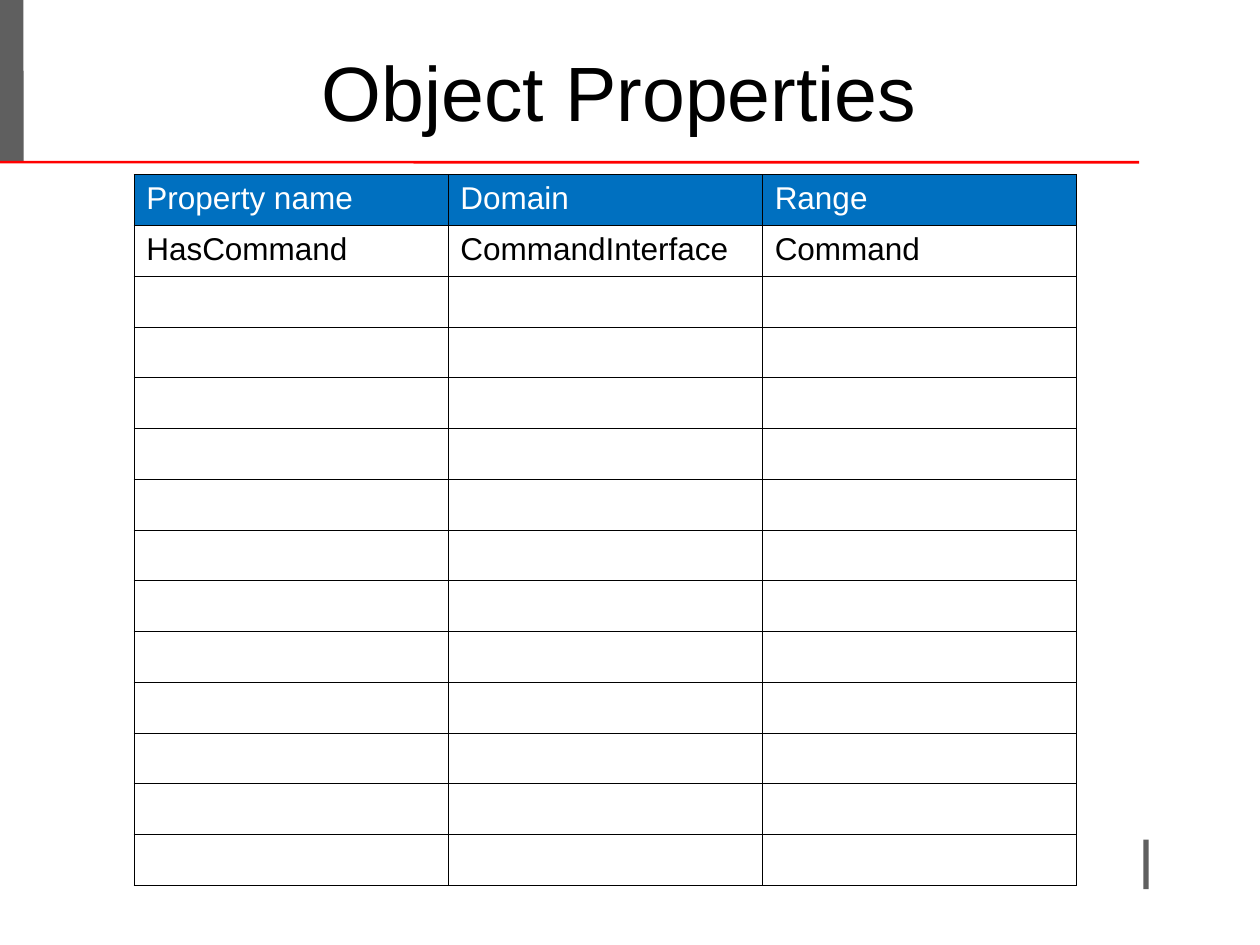
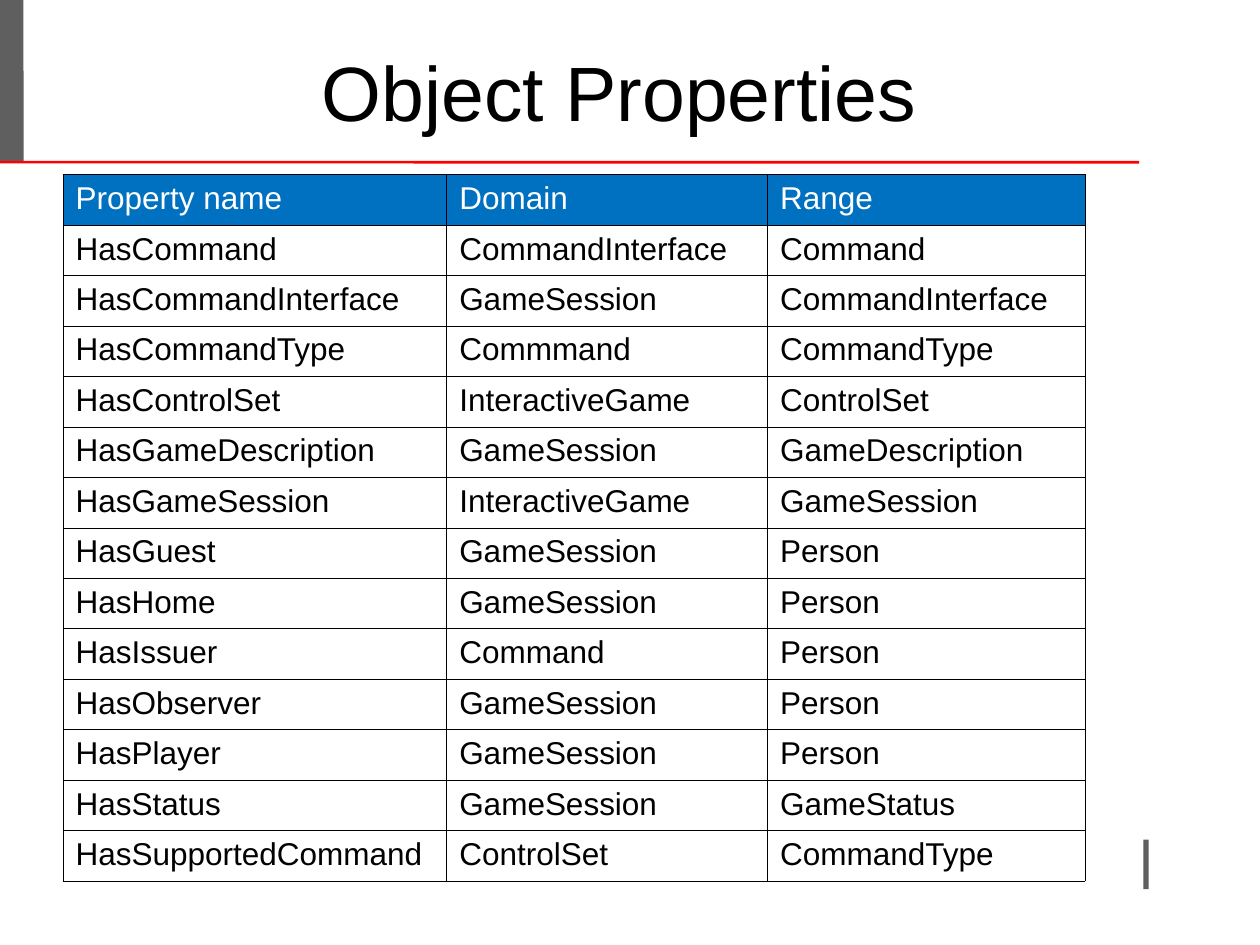
Before and after one commit to LeoIannacone/Rock-Paper-Scissors-Lizard-Spock, a slide deck: slide 9 of doc/ProjectTemplate.ppt. Drawn at 1260x945 pixels with LibreOffice and Linux fonts; fonts in the diff are those of the drawing; background and template pictures are left out. Boxes give left, top, right and bottom in pixels: in the first picture for what was removed or moved away, otherwise in the second. Text is boxed around its words. In the diff, an @@ line names an element or a change of style, - is before the commit and + after.

```diff
--- a/doc/ProjectTemplate.ppt
+++ b/doc/ProjectTemplate.ppt
@@ table at <box>63,175,1086,881</box> @@
-row 3:  |  | 
+row 3: HasCommandInterface | GameSession | CommandInterface
-row 4:  |  | 
+row 4: HasCommandType | Commmand | CommandType
-row 5:  |  | 
+row 5: HasControlSet | InteractiveGame | ControlSet
-row 6:  |  | 
+row 6: HasGameDescription | GameSession | GameDescription
-row 7:  |  | 
+row 7: HasGameSession | InteractiveGame | GameSession
-row 8:  |  | 
+row 8: HasGuest | GameSession | Person
-row 9:  |  | 
+row 9: HasHome | GameSession | Person
-row 10:  |  | 
+row 10: HasIssuer | Command | Person
-row 11:  |  | 
+row 11: HasObserver | GameSession | Person
-row 12:  |  | 
+row 12: HasPlayer | GameSession | Person
-row 13:  |  | 
+row 13: HasStatus | GameSession | GameStatus
-row 14:  |  | 
+row 14: HasSupportedCommand | ControlSet | CommandType
@@ table: place and size @@
-table at <box>134,175,1075,881</box>
+table at <box>63,175,1086,881</box>
```
Also in this commit, not shown: 12 other slides changed, 8 other files.
